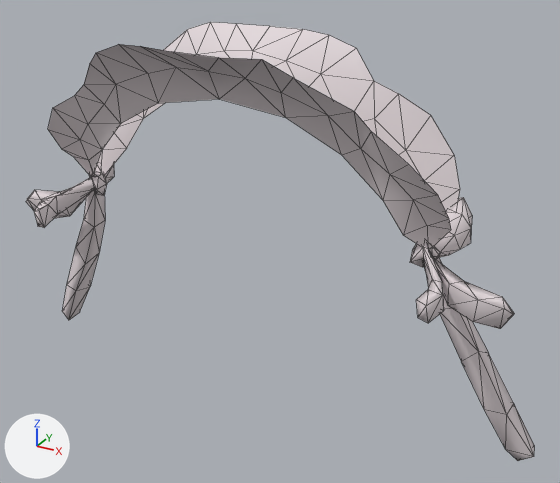
Before and after pictures for a commit that changed the glTF model output/cardigan-controller/clothing-0920b/bow-headband-only.glb.
Camera for both pictures: a 50 mm camera at (1.22, -2.0, 5.24) aimed at (0.14, -0.03, 4.26). The axes (+X, +Y, +Z) are drawn at lower left. The lights are the same throughout. The older version comes first. Mesh edges are drawn as thin lines. Where no turn or scale is listed for an object, it has been applied to the vertices.

The scene before the commit, as lines of its bpy script (objects in view):
```python
me_mesh_0 = bpy.data.meshes.new('Mesh_0')
me_mesh_0.from_pydata(...)  # 262 vertices, 446 faces; spans x -0.96..0.98, y -0.36..0.15, z 3.64..4.89
me_mesh_0.materials.append(mat_material_0)  # light grey #e3d9dc
ob_apparel_bow_headband_0 = bpy.data.objects.new('Apparel_bow-headband_0', me_mesh_0)
ob_apparel_bow_headband_0.location = (0.0, 0.0, 0.0)
```
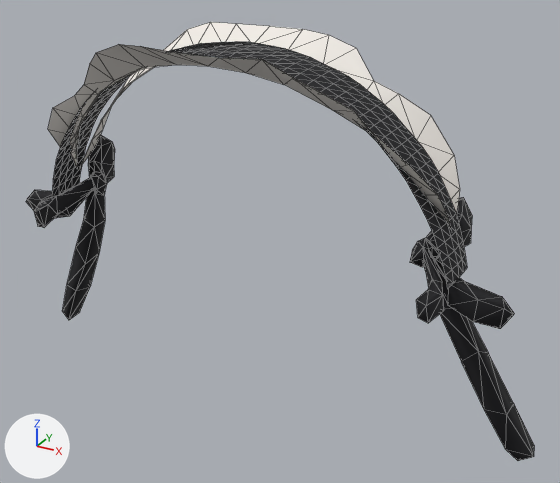
The change, as a list of edits to the scene's bpy script:
```text
Add mat_maid_black_ribbon_and_bows:
    mat_maid_black_ribbon_and_bows = principled_material('maid_black_ribbon_and_bows')
    mat_maid_black_ribbon_and_bows.base_color = (0.00857, 0.00857, 0.011)  # black #17171b
    mat_maid_black_ribbon_and_bows.roughness = 0.86
Add mat_maid_white_ruffles:
    mat_maid_white_ruffles = principled_material('maid_white_ruffles')
    mat_maid_white_ruffles.base_color = (0.888, 0.847, 0.799)  # white #f2ede7
    mat_maid_white_ruffles.roughness = 0.92
Change me_mesh_0:
    used by ob_apparel_bow_headband_0; location = (0.0, 0.0, 0.0)
    remove me_mesh_0.from_pydata(...)  # 262 vertices, 446 faces; spans x -0.96..0.98, y -0.36..0.15, z 3.64..4.89
    add me_mesh_0.from_pydata(...)  # 418 vertices, 716 faces; spans x -0.96..0.98, y -0.25..0.14, z 3.64..4.86
    me_mesh_0 part 1: the loose piece of 46 vertices spanning x -0.69..0.69, y -0.36..-0.02, z 4.33..4.89 is rebuilt with 245 vertices and now spans x -0.73..0.73, y -0.15..0.03, z 4.28..4.86, in mat_maid_black_ribbon_and_bows (black #17171b)
    me_mesh_0 part 2: the loose piece of 43 vertices spanning x -0.67..0.67, y -0.01..0.15, z 4.33..4.89 is deleted
    me_mesh_0 part 3: 332 faces spanning x -0.96..0.98, y -0.25..0.14, z 3.64..4.46 switch from mat_material_0 (light grey #e3d9dc) to mat_maid_black_ribbon_and_bows (black #17171b)
Add me_mesh_0_1:
    me_mesh_0_1.from_pydata(...)  # 89 vertices, 114 faces; spans x -0.697..0.694, y -0.357..0.153, z 4.36..4.888
    me_mesh_0_1.materials.append(mat_maid_white_ruffles)  # white #f2ede7
Add ob_apparel_bow_headband_white_ruffles:
    ob_apparel_bow_headband_white_ruffles = bpy.data.objects.new('Apparel_bow-headband_white_ruffles', me_mesh_0_1)
    ob_apparel_bow_headband_white_ruffles.location = (0.0, 0.0, 0.0)
```

Location of each change, (x1, y1, x2, y2) in pixels of the pictures (560 x 483 px):
'Apparel_bow-headband_0', reshaped
    before: (26, 22, 534, 461)
    after: (26, 41, 534, 461)
'Apparel_bow-headband_white_ruffles', added
    after: (48, 22, 460, 228)
part 1 of me_mesh_0, rebuilt (23% taller)
    before: (48, 44, 451, 246)
    after: (52, 41, 467, 289)
part 2 of me_mesh_0, deleted
    before: (99, 22, 460, 213)
part 3 of me_mesh_0, recoloured
    before: (26, 161, 534, 461)
    after: (26, 135, 534, 461)
